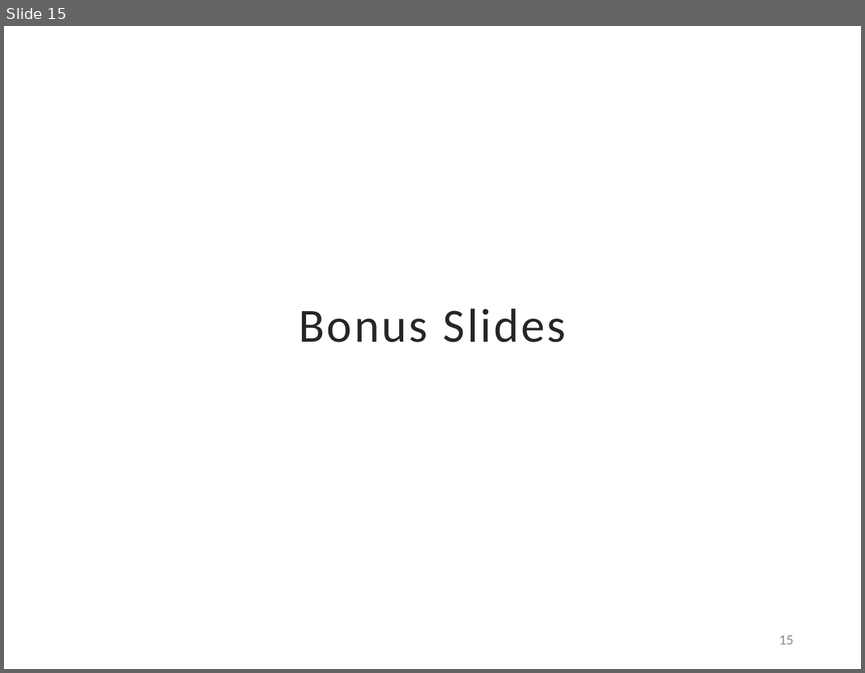
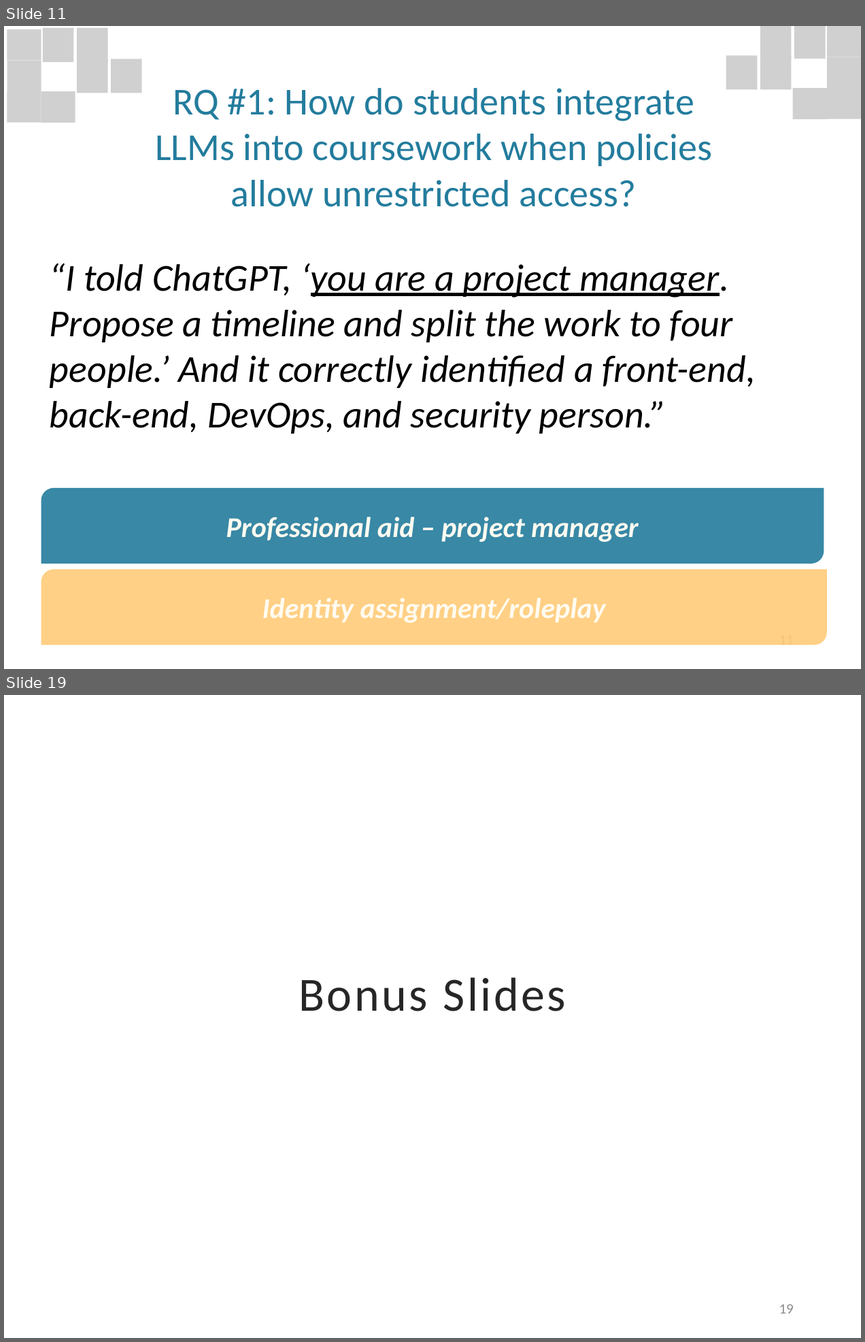
Before and after one commit to davisjam/davisjam.github.io, a slide deck: files/publications/TanayArinzeJoshiDavisDavis-LLMEducation-ASEE2024-slides.pptx. Shown one above the other, each under a label of ours: slide 15 before the commit, slides 11 and 19 after it; the slides between them are not shown. The pictures are 865x673 and 865x1342 pixels, drawn with LibreOffice and Linux fonts; fonts in the diff are those of the drawing; grey boxes stand for pictures; background and template pictures are left out. Boxes give left, top, right and bottom in pixels: in the first picture for what was removed or moved away, otherwise in the second. Text is boxed around its words. In the diff, an @@ line names an element or a change of style, - is before the commit and + after.

```diff
--- a/files/publications/TanayArinzeJoshiDavisDavis-LLMEducation-ASEE2024-slides.pptx
+++ b/files/publications/TanayArinzeJoshiDavisDavis-LLMEducation-ASEE2024-slides.pptx
@@ slide 11 added at [4, 26, 861, 669], background #FFFFFF @@
@@ group added at [7, 29, 143, 123]: 8 pictures @@
@@ subtitle added at [155, 88, 712, 207], 32 pt, text #237C9D @@
+RQ #1: How do students integrate LLMs into coursework when policies allow unrestricted access?
@@ group added at [725, 26, 861, 119]: 8 pictures @@
@@ text added at [50, 263, 755, 433], 32 pt, text #000000, italic @@
+“I told ChatGPT, ‘you are a project manager. Propose a timeline and split the work to four people.’ And it correctly identified a front-end, back-end, DevOps, and security person.”
@@ round diag rect added at [41, 488, 823, 563], fill #237C9D at 90% opacity, 24 pt, text #FFFBF1, bold, italic @@
+Professional aid – project manager
@@ round diag rect added at [41, 569, 827, 645], fill #FFCB78 at 90% opacity, 24 pt, text #FFFBF1, bold, italic @@
+Identity assignment/roleplay
@@ page number added at [779, 644, 793, 648], 12 pt, text #8C8C8C @@
+11
@@ what was slide 15 is now slide 19 @@
@@ page number at [779, 1304, 793, 1313]: text changed @@
-15
+19
```
Also in this commit, not shown: 5 slides changed, 14 other slides added, 10 slides removed.
